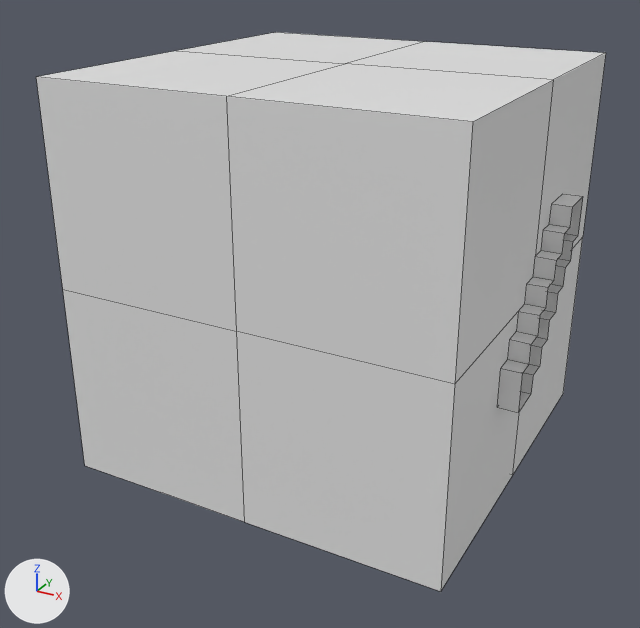
Renders of the Blender file Moshlite/Assets/Models/Environment/venue.blend from each side of a commit.
Both versions are drawn from a 50 mm lens placed at (9.98, -19.39, 13.04), pointed at (-0.26, -0.78, 3.73). Every picture has the same lights, and +X, +Y and +Z are marked at lower left. Mesh edges are drawn as thin lines.

The older version as bpy lines, for what is in view:
```python
me_cube_001 = bpy.data.meshes.new('Cube.001')
me_cube_001.from_pydata(...)  # 138 vertices, 80 faces, 2 loose edges; spans x -5.5..5.5, y -5.0..5.0, z 0.0..10.0
me_cube_001.materials.append(mat_walls)  # white #e7e7e7
ob_walls = bpy.data.objects.new('Walls', me_cube_001)
ob_walls.location = (0.0, 0.0, 0.0)
```
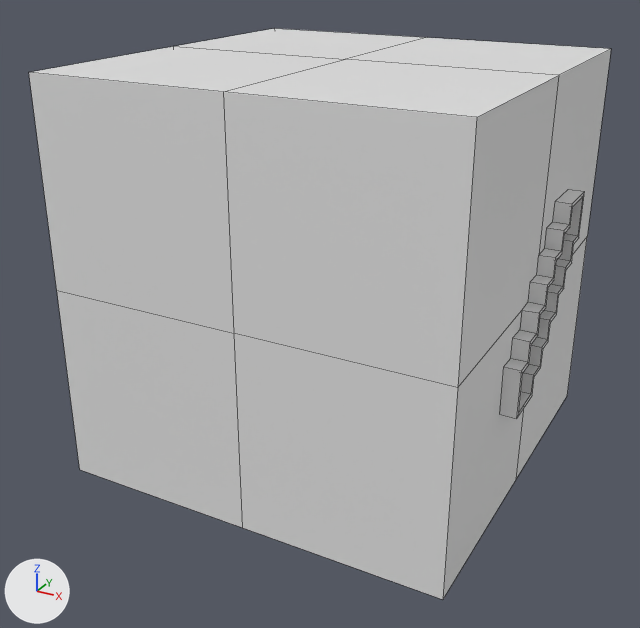
The edits, one by one:
me_cube_001 is used by ob_walls; location (0.0, 0.0, 0.0).
me_cube_001 had 138 vertices, 80 faces, 2 loose edges and spanned x -5.5..5.5, y -5.0..5.0, z 0.0..10.0.
me_cube_001 now has 272 vertices, 216 faces and spans x -5.5..5.5, y -5.1..5.1, z -0.1..10.1.
me_cube_001 part 1: 2 vertices removed from x -2.5, y -5.0, z 0.0..10.0; 136 vertices added at x -5.5..5.5, y -5.1..5.1, z -0.1..10.1.

Changed parts and their boxes (x1, y1, x2, y2) in the pictures (640 x 628 px):
'Walls', reshaped: before (36, 32, 606, 591); after (29, 28, 611, 599)
part 1 of me_cube_001, built on: before (63, 290, 244, 522); after (29, 28, 611, 599)
